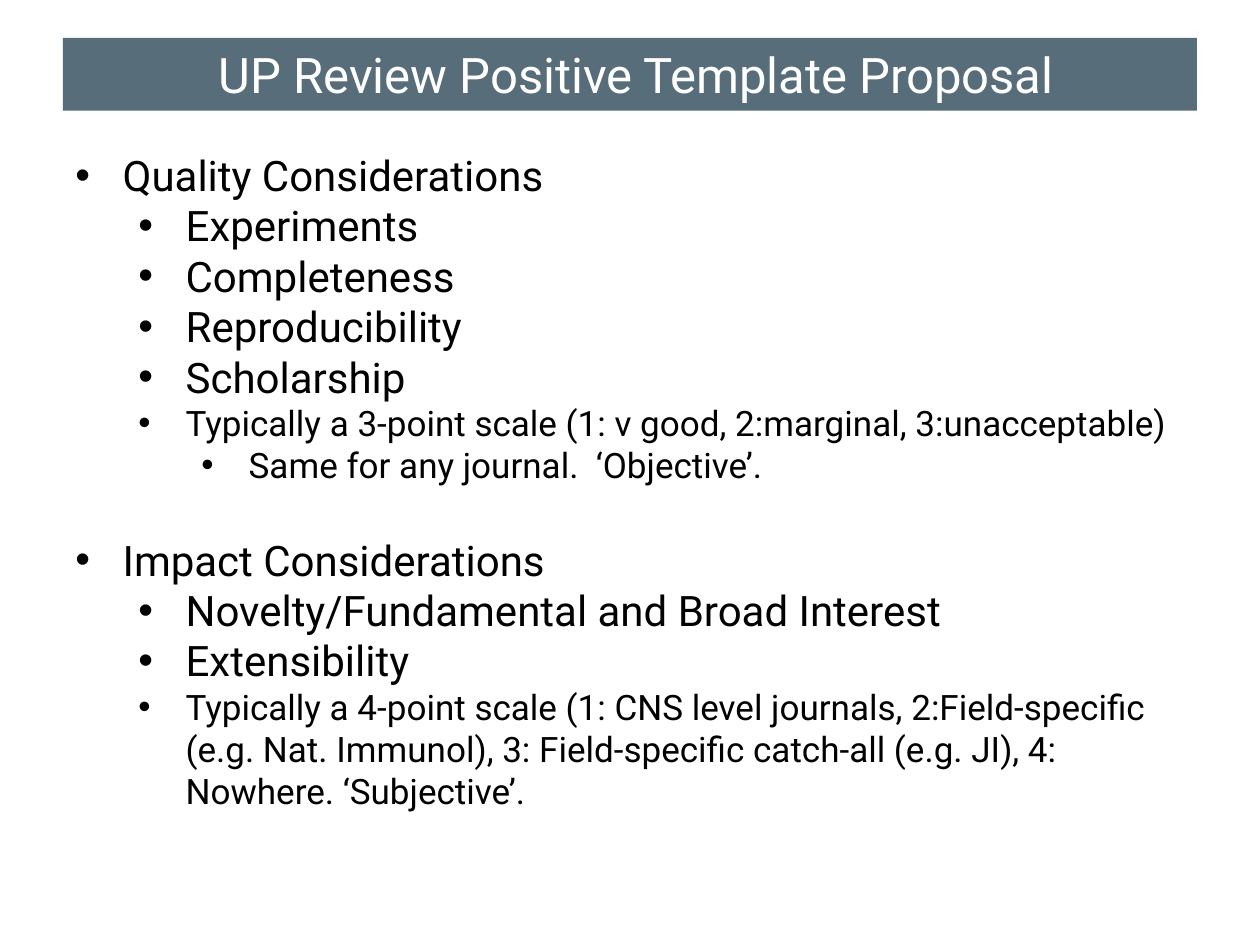
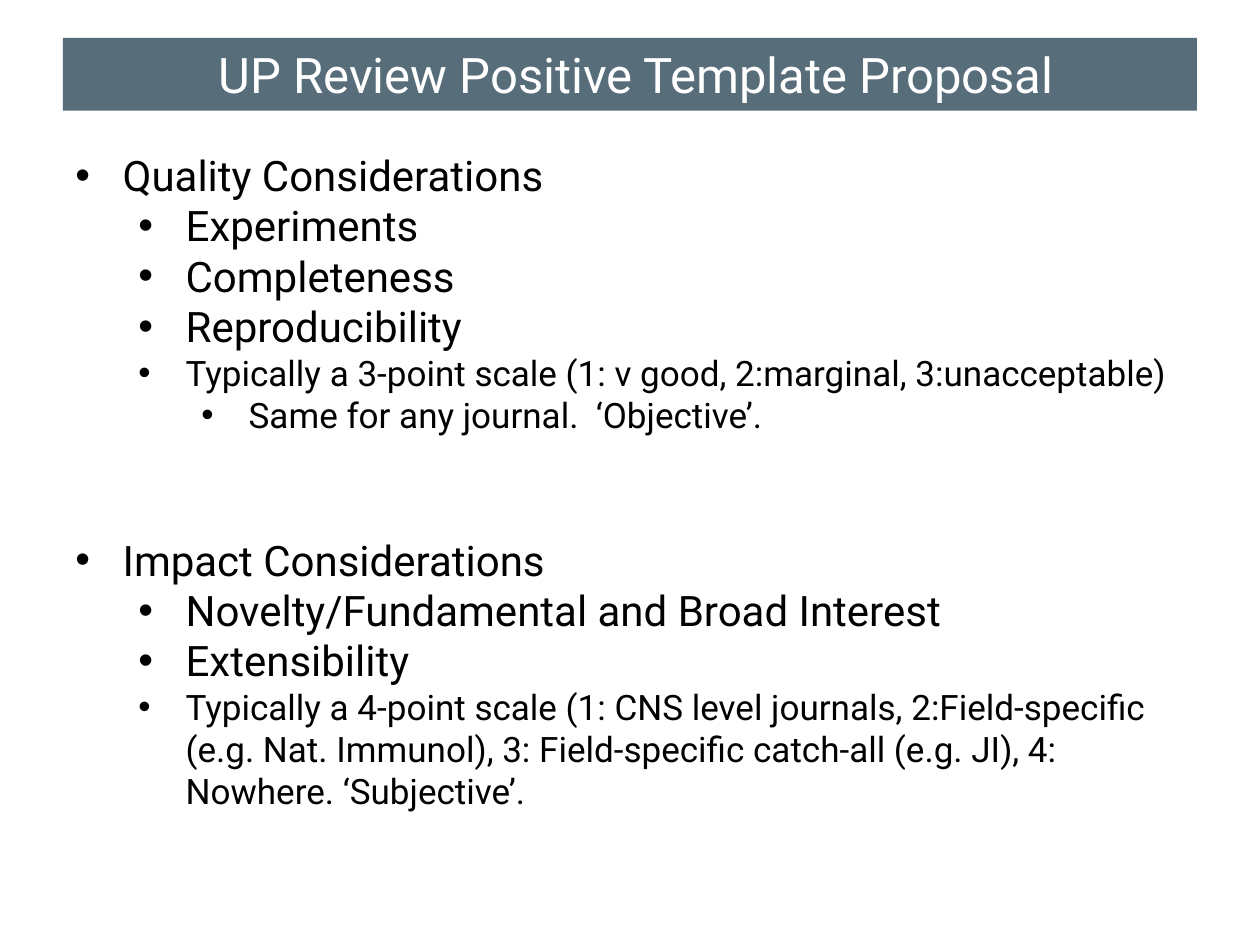
Before and after one commit to ImmunoX/UPReview, a slide deck: slide 22 of UP Review_Teaching.pptx. Drawn at 1260x945 pixels with LibreOffice and Linux fonts; fonts in the diff are those of the drawing; background and template pictures are left out. Boxes give left, top, right and bottom in pixels: in the first picture for what was removed or moved away, otherwise in the second. Text is boxed around its words. In the diff, an @@ line names an element or a change of style, - is before the commit and + after.

Commit message:
Modifications by Arjun Arkal Rao
This SHOULD NOT be merged.
Testing PR with pptx

```diff
--- a/UP Review_Teaching.pptx
+++ b/UP Review_Teaching.pptx
@@ text at [186, 361, 406, 402]: paragraph removed @@
-  • Scholarship
```
